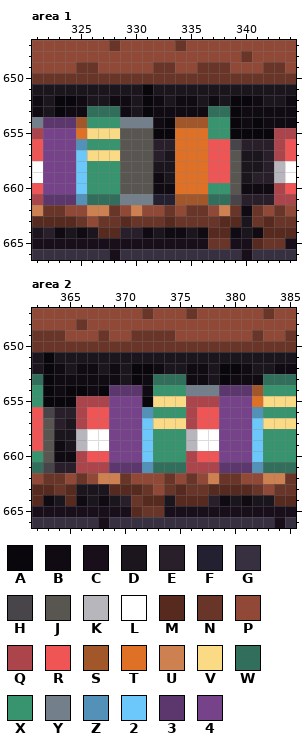
Pixel-art file, stored at Origins/Assets/Levels/Harbor_house/Rooms/Creator_house_rooms.aseprite. Above is the file before it was changed.
932x955 pixels, 1 frame. Colours within 5 levels of each other are drawn and written as one. Shown: area 1: x 321..344, y 647..666; area 2: x 362..385, y 647..666. The commit also changed other parts of the picture, which this record leaves out.
Palette (. is transparent): A #0a070c  B #100a12  C #180f1a  D #1b151e  E #291f2b  F #232031  G #373040  H #474549  J #595652  K #b7b6bd  L #ffffff  M #562a1f  N #693528  P #914937  Q #ac444b  R #ef5555  S #a1572a  T #df7126  U #cd8050  V #fada84  W #316e5b  X #37946e  Y #747f8c  Z #5491b9  2 #6cc8fa  3 #5b376e  4 #76428a
Pixels before, area 1, first column x 321:
647 PPPPPPPNPPPPPNPPPPPPPPPP
648 PPPPPPPPPPPPPPPPPPPNPPPP
649 PPPPNNPPPPPNNPPNNNPPPNNP
650 NNNNNNNNNNNNNNNNNNNNNNNN
651 DDDDDDDDDDADDDDDDDDDDDDD
652 BDAABDDBBDABDBBDBDAABDDB
653 BDABBWWWBDABBBBBWWABBBBB
654 Y333SXXXYYYBASSSXXABABBB
655 Q444TVVVJJJAATTTXXAAAAQQ
656 R444ZXXXJJJEETTTRRHEEEQR
657 R4442VVVJJJEDTTTRRJDDEQR
658 L4442XXXJJJDDTTTRRJDDEKL
659 L4442XXXJJJBDTTTRRJDEEKL
660 R4442XXXJJJBBTTTXXJBBBQR
661 Q333ZWWWYYYFFSSSWWHEEEQQ
662 UNNPPUUNPUPPNPNNPUNBNPNP
663 MMMMNPNNMNNNMNNNNMMDNMNN
664 DEBDBDMMEEBDBBDBMMBDBMMM
665 CCCCCCCCCCCCCCCCNNCCMNNC
666 GGGGGGGCGGGGGGGGGGGCGGGG
Pixels before, area 2, first column x 362:
647 PPPPPPPPPPNPPPNPPPPPPNPP
648 PPPPNPPPPPPPPPPPPPPPPPPP
649 NNNPPPNPPNNNNPPPPPPPNPPN
650 NNNNNNNNNNNNNNNNNNNNNNNN
651 DADDDDDDDDDDDDDDDDDDDDDD
652 DABDBBDBDAABDDBBDAABDDBB
653 WABBBBBBDABWWWBBDABBBWWW
654 XABAABA333BXXXYYY333SXXX
655 XAAAQQQ444AVVVQQQ444TVVV
656 RHEEQRR444ZXXXQRR444ZXXX
657 RJEDQRR4442VVVQRR4442VVV
658 RJDDKLL4442XXXKLL4442XXX
659 RJBDKLL4442XXXKLL4442XXX
660 XJBBQRR4442XXXQRR4442XXX
661 WHEEQQQ333ZWWWQQQ333ZWWW
662 PNNPNPUUNPPPNPNPUNNPPUUN
663 MMNMDDDMMMNPNMNNMMMMNPNN
664 MBDMBDBDENMMDMMMEBDBDDMM
665 CCCCCCCCCMNNCCCCCCCCCCCC
666 GGGGGGCGGGGGGGGGGGGGGGCG
The same view after the edit:
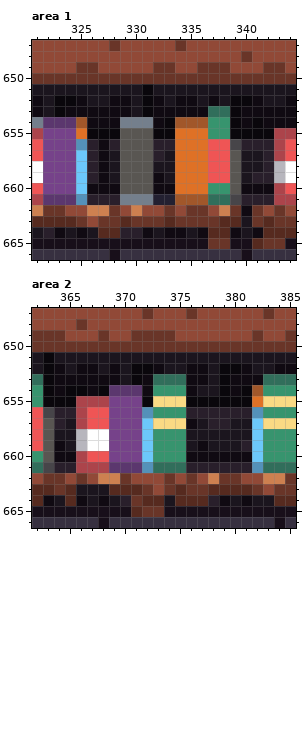
What changed:
Area 1, layer "Furniture/Furniture":
Colour A replaces colour V in row 655 at x 326 to 328.
Colour B replaces colour V in row 657 at x 327.
Colour B replaces colour W in row 653 at x 326 to 328.
Colour B replaces colour X in row 654 at x 326 to 328; in row 656 at x 327; in rows 658 to 659 at x 327; in row 660 at x 326 to 328.
Colour D replaces colour V in row 657 at x 328.
Colour D replaces colour X in rows 658 to 659 at x 328.
Colour E replaces colour V in row 657 at x 326.
Colour E replaces colour W in row 661 at x 326 to 328.
Colour E replaces colour X in row 656 at x 326 and 328; in rows 658 to 659 at x 326.
Area 2, layer "Furniture/Furniture":
Colour A replaces colour 3 in row 654 at x 379 and 381.
Colour A replaces colour 4 in row 655 at x 379 to 381.
Colour A replaces colour Q in row 655 at x 376 to 378.
Colour B replaces colour 3 in row 654 at x 380.
Colour B replaces colour 4 in row 660 at x 379 to 381.
Colour B replaces colour L in row 659 at x 377.
Colour B replaces colour Q in row 657 at x 376; in row 660 at x 376.
Colour B replaces colour R in row 660 at x 377 to 378.
Colour B replaces colour Y in row 654 at x 376.
Colour D replaces colour 4 in row 657 at x 380 to 381; in row 658 at x 379 to 381; in row 659 at x 379 to 380.
Colour D replaces colour K in rows 658 to 659 at x 376.
Colour D replaces colour L in row 658 at x 377 to 378; in row 659 at x 378.
Colour D replaces colour R in row 657 at x 377.
Colour D replaces colour Y in row 654 at x 377 to 378.
Colour E replaces colour 3 in row 661 at x 379 to 381.
Colour E replaces colour 4 in row 656 at x 379 to 381; in row 657 at x 379; in row 659 at x 381.
Colour E replaces colour Q in row 656 at x 376; in row 661 at x 376 to 378.
Colour E replaces colour R in row 656 at x 377 to 378; in row 657 at x 378.
